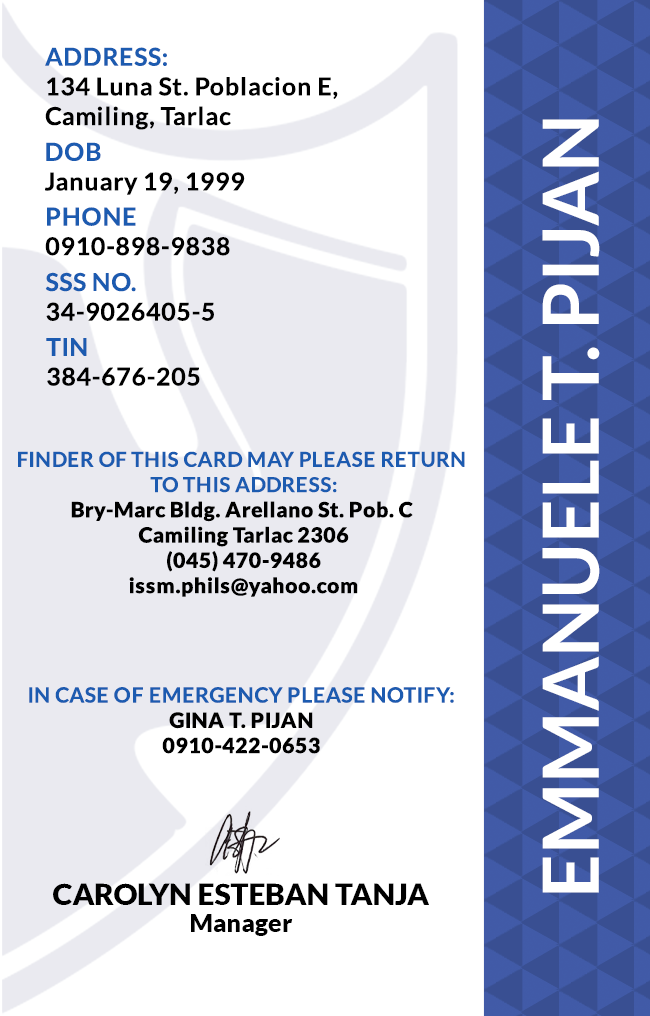
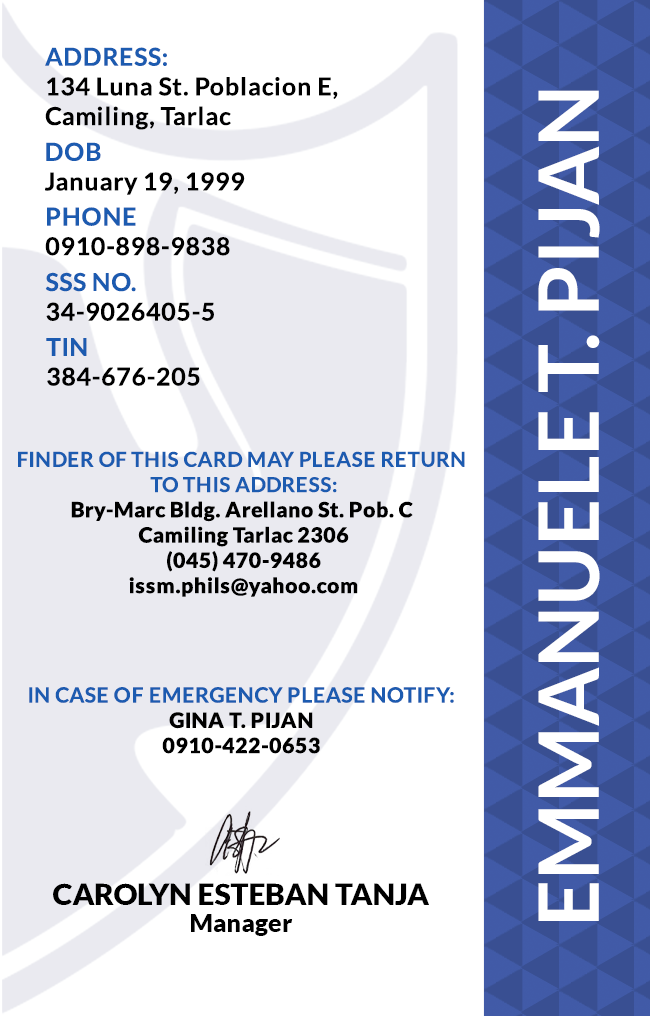
Revision of a layered 650 × 1016 image; what changed, layer by layer:
painted on "EMMANUELE T. PIJAN" over [538, 90, 600, 921]
